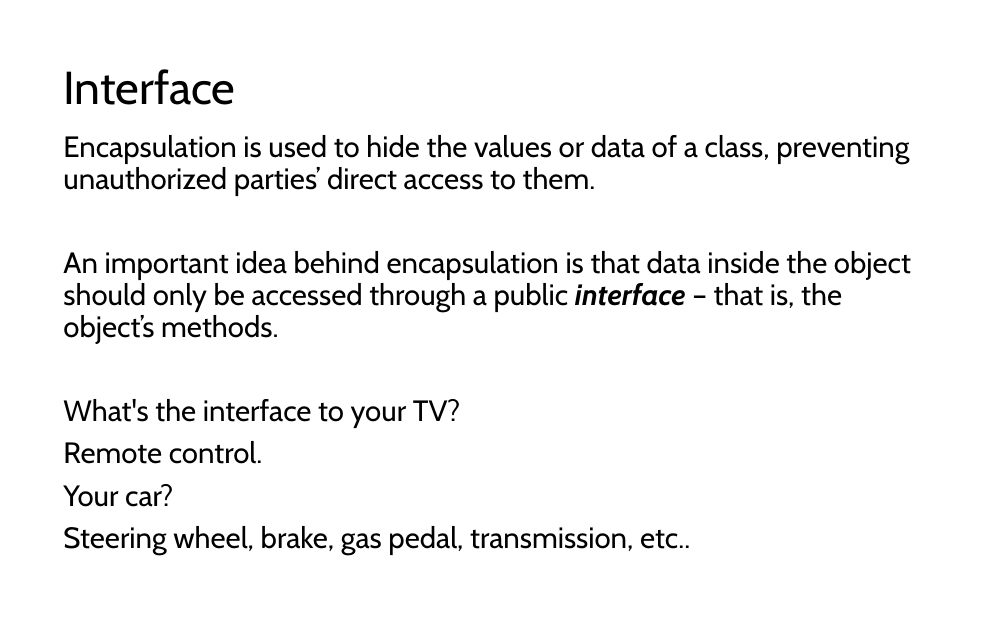
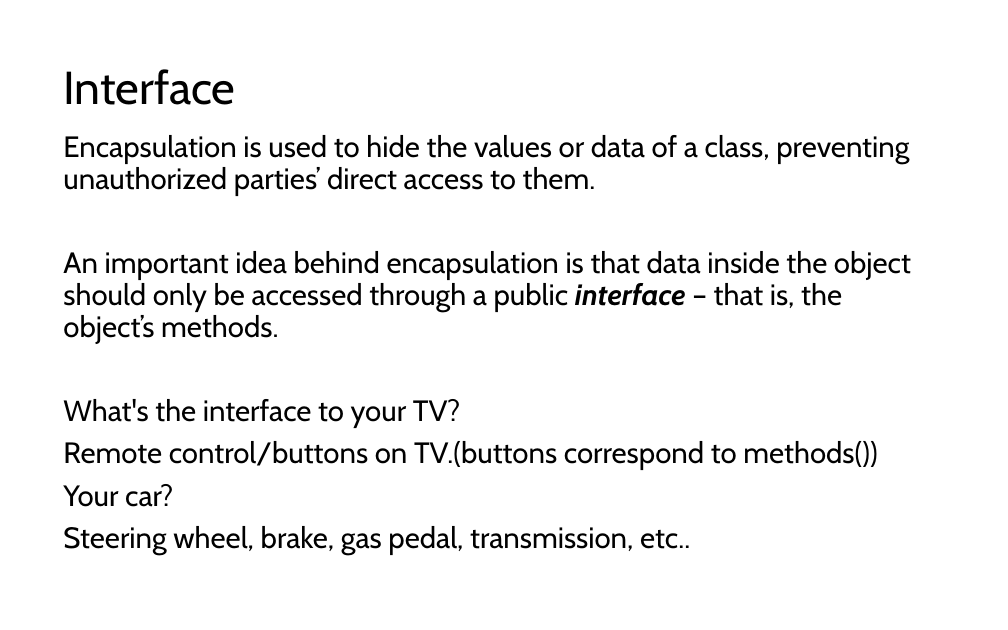
Before and after one commit to LongBaoNguyen/longbaonguyen.github.io, a slide deck: slide 4 of courses/apcsp/lect10.pptx. Drawn at 1008x630 pixels with LibreOffice and Linux fonts; fonts in the diff are those of the drawing. Boxes give left, top, right and bottom in pixels: in the first picture for what was removed or moved away, otherwise in the second. Text is boxed around its words. In the diff, an @@ line names an element or a change of style, - is before the commit and + after.

```diff
--- a/courses/apcsp/lect10.pptx
+++ b/courses/apcsp/lect10.pptx
@@ text at (x1=63, y1=441, x2=877, y2=470): text changed @@
-Remote control.
+Remote control/buttons on TV.(buttons correspond to methods())
```
Also in this commit, not shown: 3 other slides changed, 2 slides removed, 3 other files.
